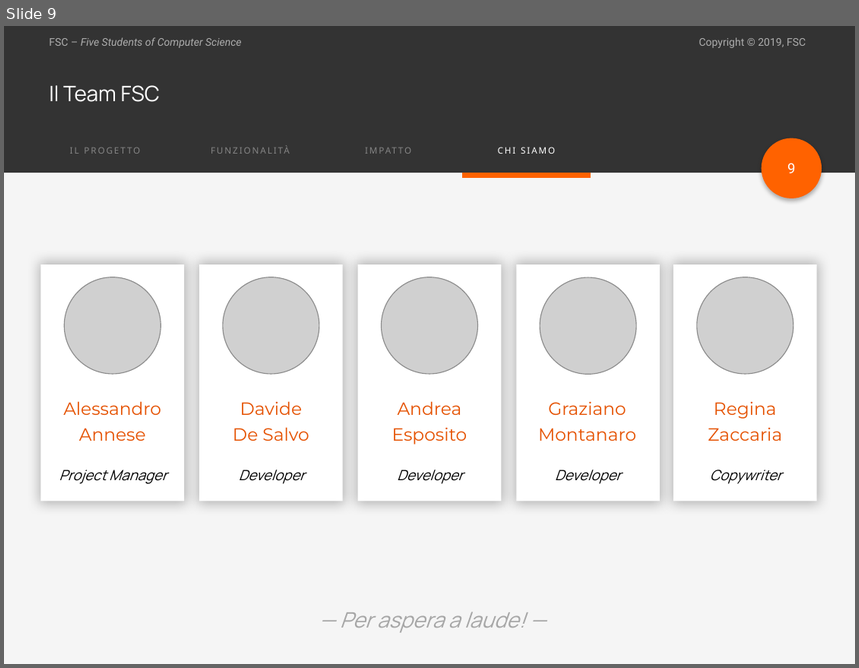
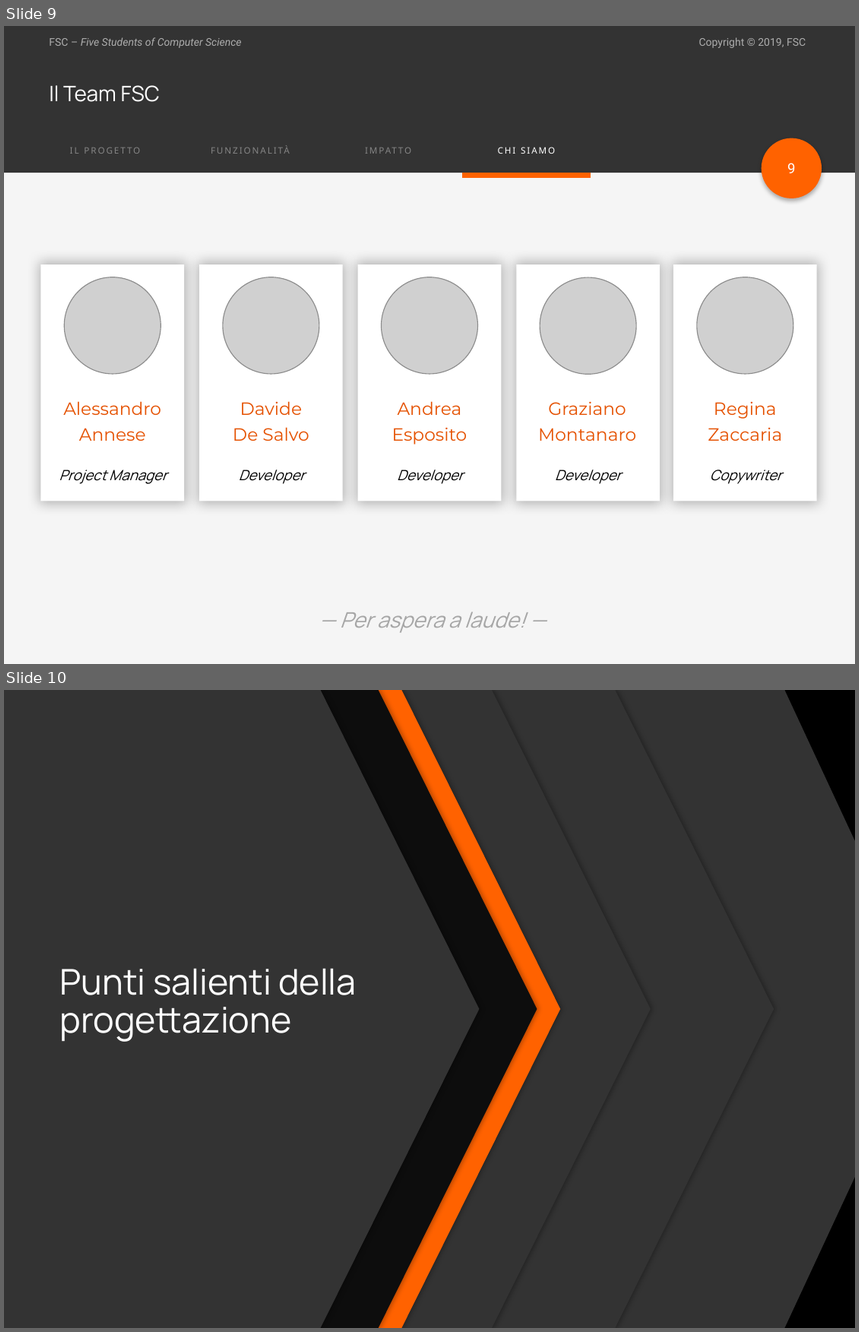
Before and after one commit to F-S-C/Emotionally, a slide deck: presentazione/PresentazionePPW.pptx. Shown one above the other, each under a label of ours: slide 9 before the commit, slides 9 and 10 after it. The pictures are 859x668 and 859x1332 pixels, drawn with LibreOffice and Linux fonts; fonts in the diff are those of the drawing; grey boxes stand for pictures. Boxes give left, top, right and bottom in pixels: in the first picture for what was removed or moved away, otherwise in the second. Text is boxed around its words. In the diff, an @@ line names an element or a change of style, - is before the commit and + after.

```diff
--- a/presentazione/PresentazionePPW.pptx
+++ b/presentazione/PresentazionePPW.pptx
@@ slide 10 added at <box>4,690,855,1328</box>, background #FFFFFF; not listed: 4 template elements that a slide beside it also shows @@
@@ pentagon arrow added at <box>4,690,479,1328</box>, fill #333333 @@
@@ pentagon arrow added at <box>62,690,537,1328</box>, fill #0D0D0D @@
@@ pentagon arrow added at <box>85,690,560,1328</box>, fill #FF6200 @@
@@ pentagon arrow added at <box>175,690,650,1328</box>, fill #333333 @@
@@ pentagon arrow added at <box>299,690,773,1328</box>, fill #333333 @@
@@ freeform shape added at <box>458,690,855,1328</box>, fill #333333 @@
@@ freeform shape added at <box>553,690,855,1328</box>, fill #000000 @@
@@ title added at <box>60,968,356,1042</box>, 30 pt, text #FFFFFF @@
+Punti salienti della progettazione
```
Also in this commit, not shown: 1 slide changed, 3 other slides added.
